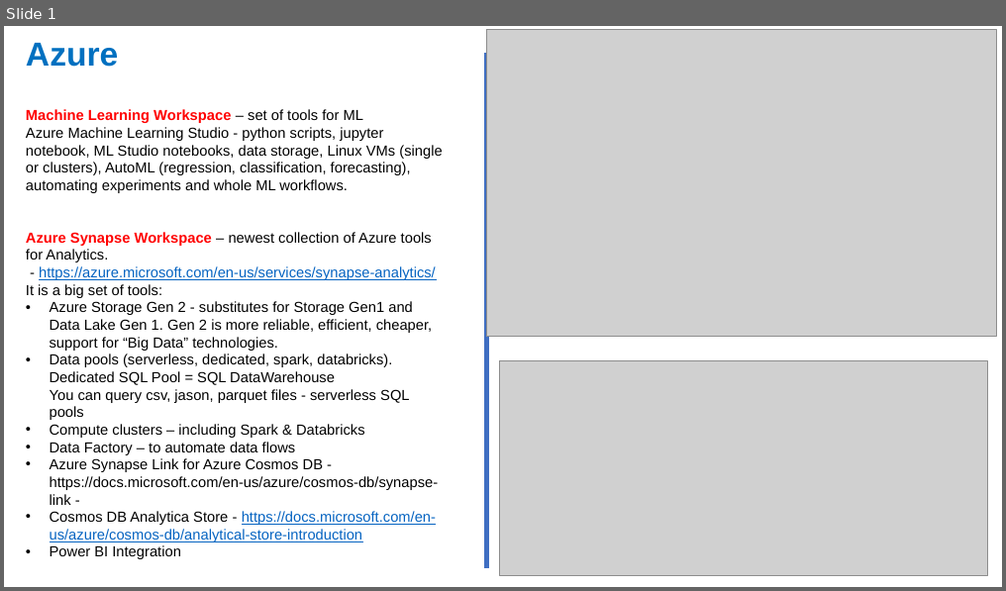
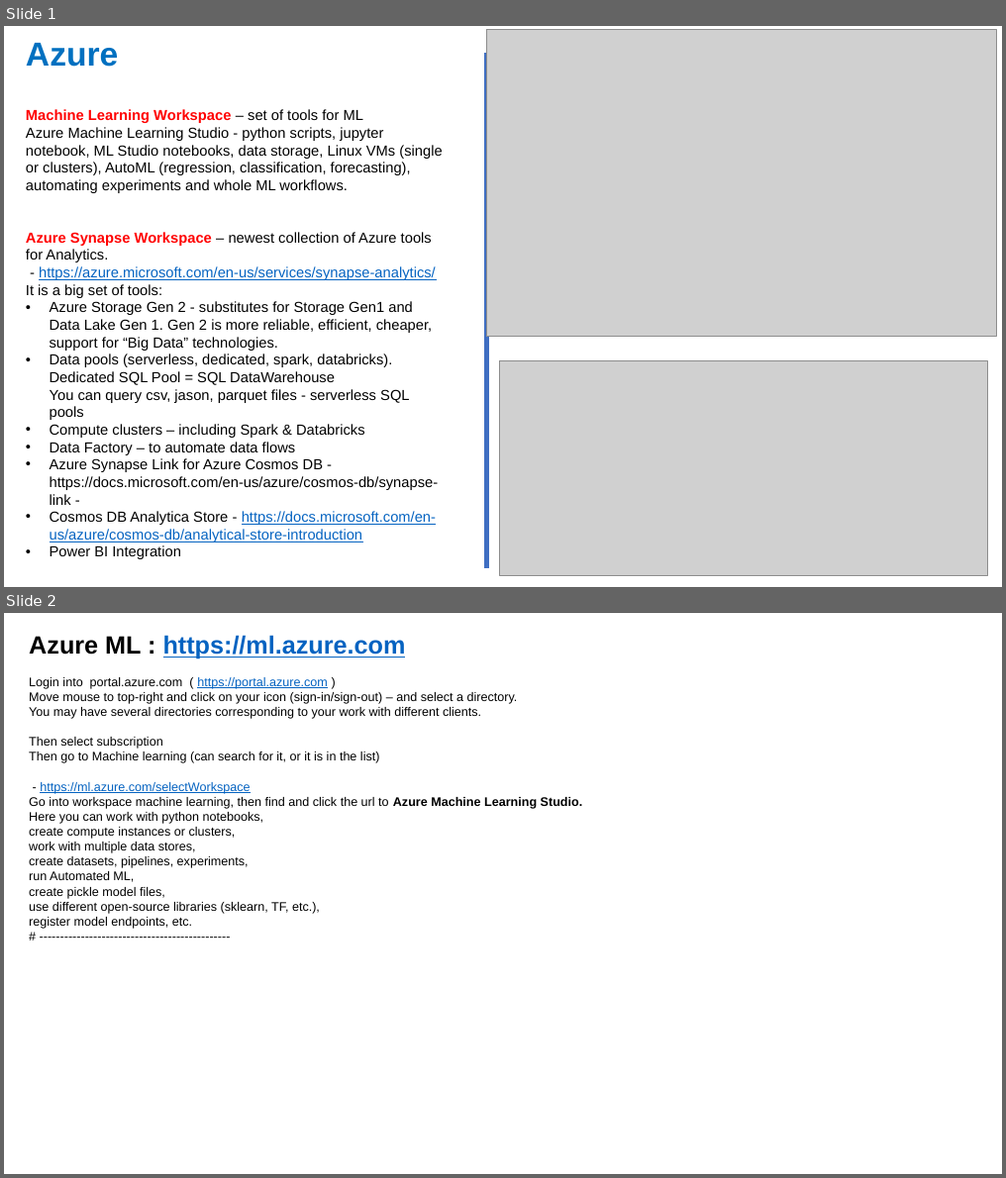
Before and after one commit to lselector/ml_ai_doc, a slide deck: Azure.pptx. Shown one above the other, each under a label of ours: slide 1 before the commit, slides 1 and 2 after it. The pictures are 1006x591 and 1006x1178 pixels, drawn with LibreOffice and Linux fonts; fonts in the diff are those of the drawing; grey boxes stand for pictures. Boxes give left, top, right and bottom in pixels: in the first picture for what was removed or moved away, otherwise in the second. Text is boxed around its words. In the diff, an @@ line names an element or a change of style, - is before the commit and + after.

```diff
--- a/Azure.pptx
+++ b/Azure.pptx
@@ slide 2 added at (4,613,1002,1174), background #FFFFFF @@
@@ text added at (29,635,583,929), 12 pt, text #000000 @@
+Azure ML : https://ml.azure.com
+Login into portal.azure.com ( https://portal.azure.com )
+Move mouse to top-right and click on your icon (sign-in/sign-out) – and select a directory.
+You may have several directories corresponding to your work with different clients.
+Then select subscription
+Then go to Machine learning (can search for it, or it is in the list)
+- https://ml.azure.com/selectWorkspace
+Go into workspace machine learning, then find and click the url to Azure Machine Learning Studio.
+Here you can work with python notebooks,
+create compute instances or clusters,
+work with multiple data stores,
+create datasets, pipelines, experiments,
+run Automated ML,
+create pickle model files,
+use different open-source libraries (sklearn, TF, etc.),
+register model endpoints, etc.
+# ----------------------------------------------
```
Also in this commit, not shown: 2 slides changed, 2 other slides added, 9 other files.
